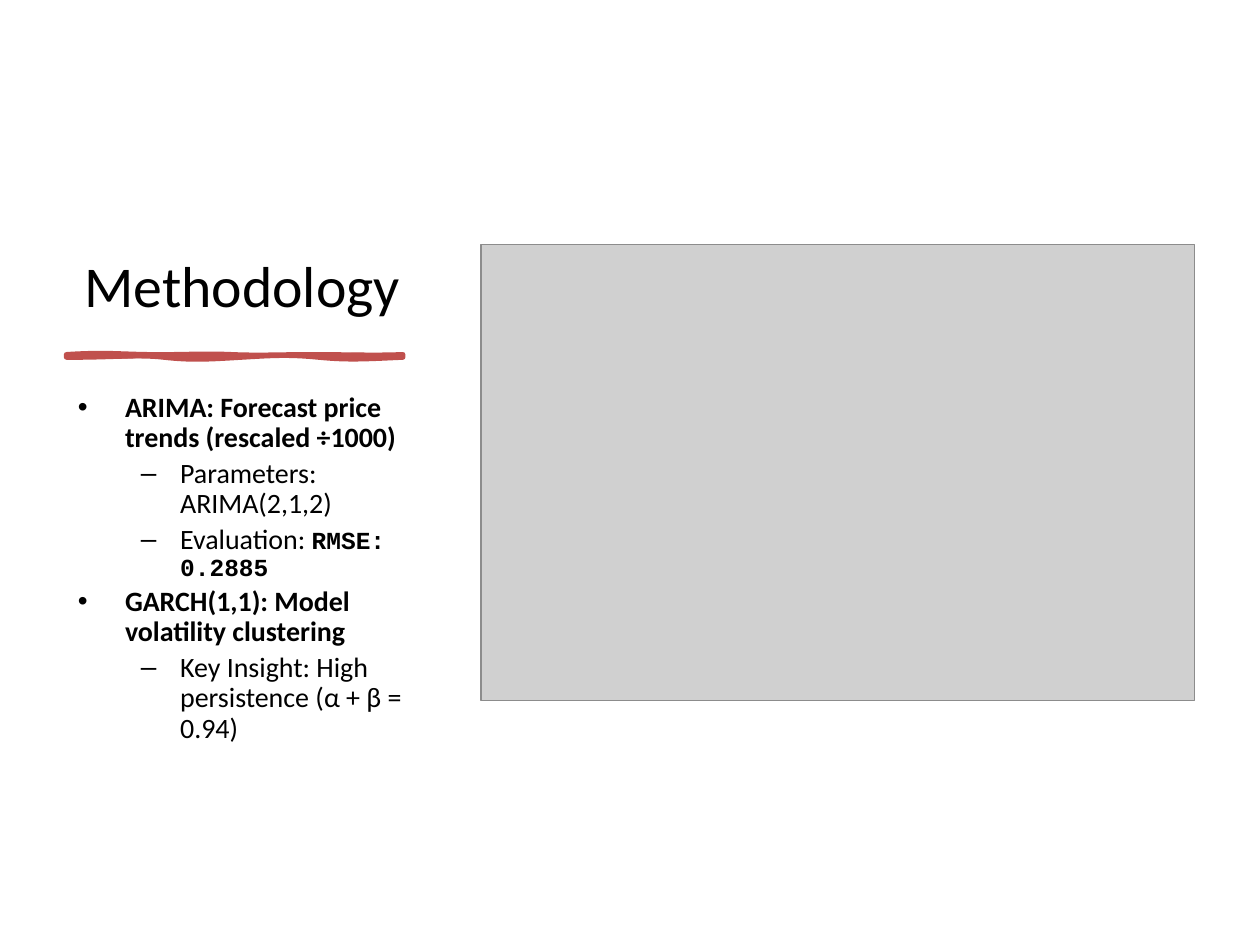
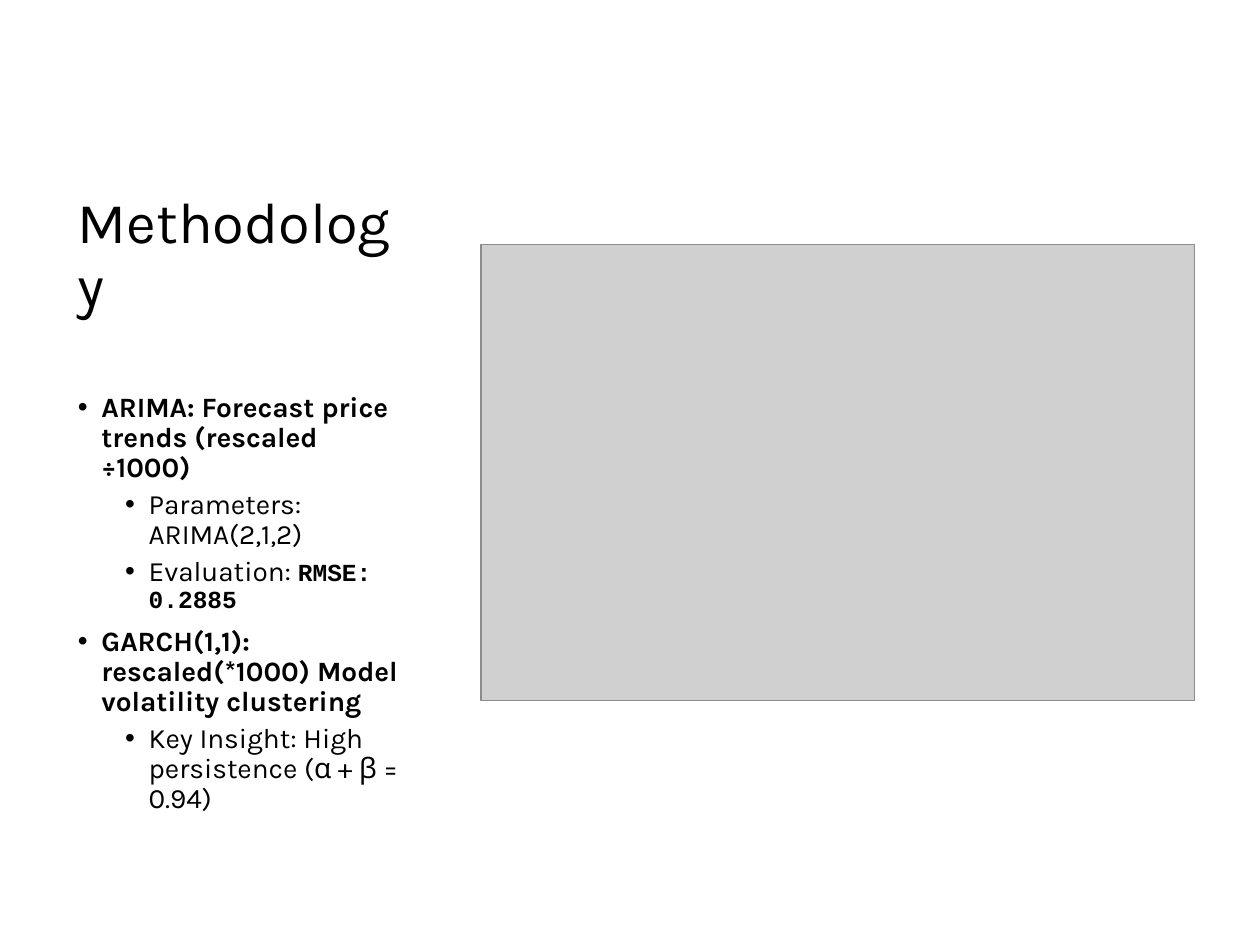
Before and after one commit to AzizbekMuminoff/TimeSeries, a slide deck: slide 4 of Comparative_Volatility_Analysis.pptx. Drawn at 1260x945 pixels with LibreOffice and Linux fonts; fonts in the diff are those of the drawing; grey boxes stand for pictures. Boxes give left, top, right and bottom in pixels: in the first picture for what was removed or moved away, otherwise in the second. Text is boxed around its words. In the diff, an @@ line names an element or a change of style, - is before the commit and + after.

```diff
--- a/Comparative_Volatility_Analysis.pptx
+++ b/Comparative_Volatility_Analysis.pptx
@@ title "Methodology" at [66, 88, 420, 325]: font Calibri to Karla; alignment centre to left; line spacing 1 to 0.9 @@
@@ freeform shape removed at [67, 354, 403, 357] @@
@@ text at [101, 397, 389, 811]: font Calibri to Karla in "ARIMA: Forecast price trends (rescaled ÷1000)", "Parameters: ARIMA(2,1,2)", "Evaluation:", "Key Insight: High persistence (α + β ..."; indent changed; more space between paragraphs; bullet – to • @@
@@ text at [101, 630, 398, 718]: text changed; font Calibri to Karla @@
-• GARCH(1,1): Model volatility clustering
+• GARCH(1,1): rescaled(*1000) Model volatility clustering
```
Also in this commit, not shown: 7 other slides changed, 1 slide added.
